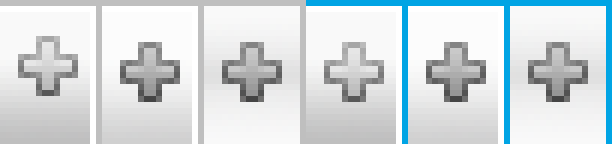
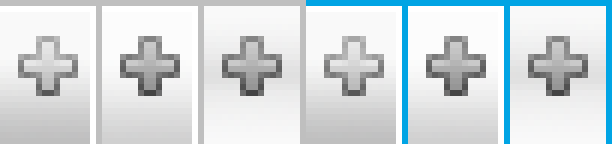
Layered file, before and after one edit (612px x 144px). Changes by layer:
painted on "icons-add" over [120,36,588,102]
